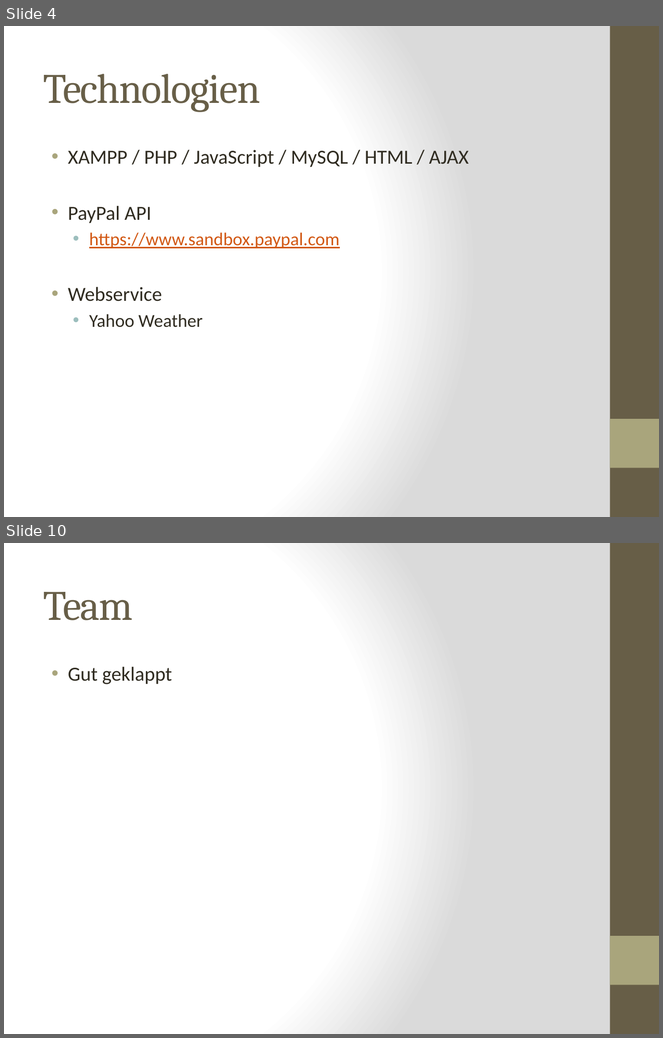
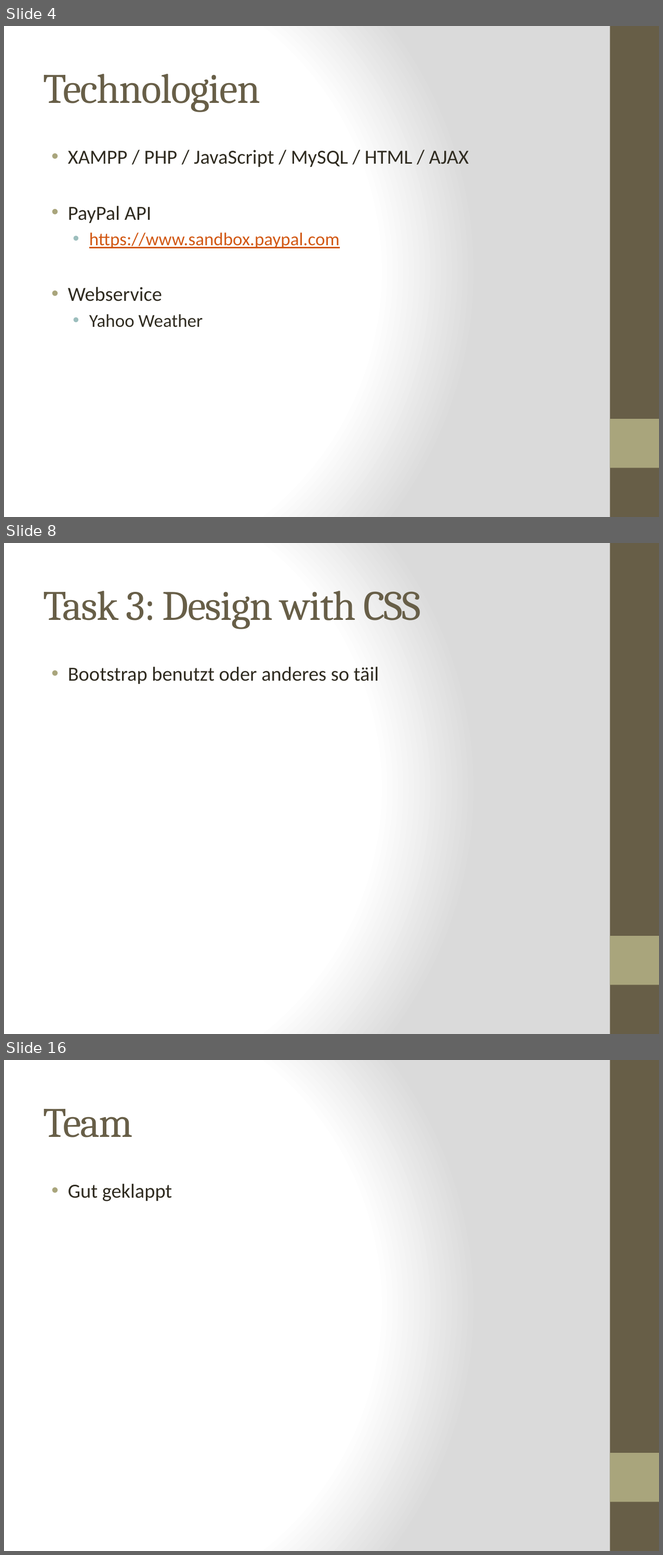
Before and after one commit to kochm8/ch.bfh.bti7054.w2014.p.beerwebshop, a slide deck: doc/Präsentation.pptx. Shown one above the other, each under a label of ours: slides 4 and 10 before the commit, slides 4, 8 and 16 after it; the slides between them are not shown. The pictures are 663x1038 and 663x1555 pixels, drawn with LibreOffice and Linux fonts; fonts in the diff are those of the drawing. Boxes give left, top, right and bottom in pixels: in the first picture for what was removed or moved away, otherwise in the second. Text is boxed around its words. In the diff, an @@ line names an element or a change of style, - is before the commit and + after.

```diff
--- a/doc/Präsentation.pptx
+++ b/doc/Präsentation.pptx
@@ slide 8 added at (4, 543, 659, 1034), background gradient #FFFFFF to #DADADA; not listed: 2 template elements that a slide beside it also shows @@
@@ title added at (44, 591, 421, 629), 46 pt, text #675E47 @@
+Task 3: Design with CSS
@@ text added at (68, 667, 379, 684), 22 pt, text #2F2B20 @@
+• Bootstrap benutzt oder anderes so täil
@@ what was slide 10 is now slide 16 @@
```
Also in this commit, not shown: 5 slides changed, 6 other slides added, 1 slide removed, 1 other file.
